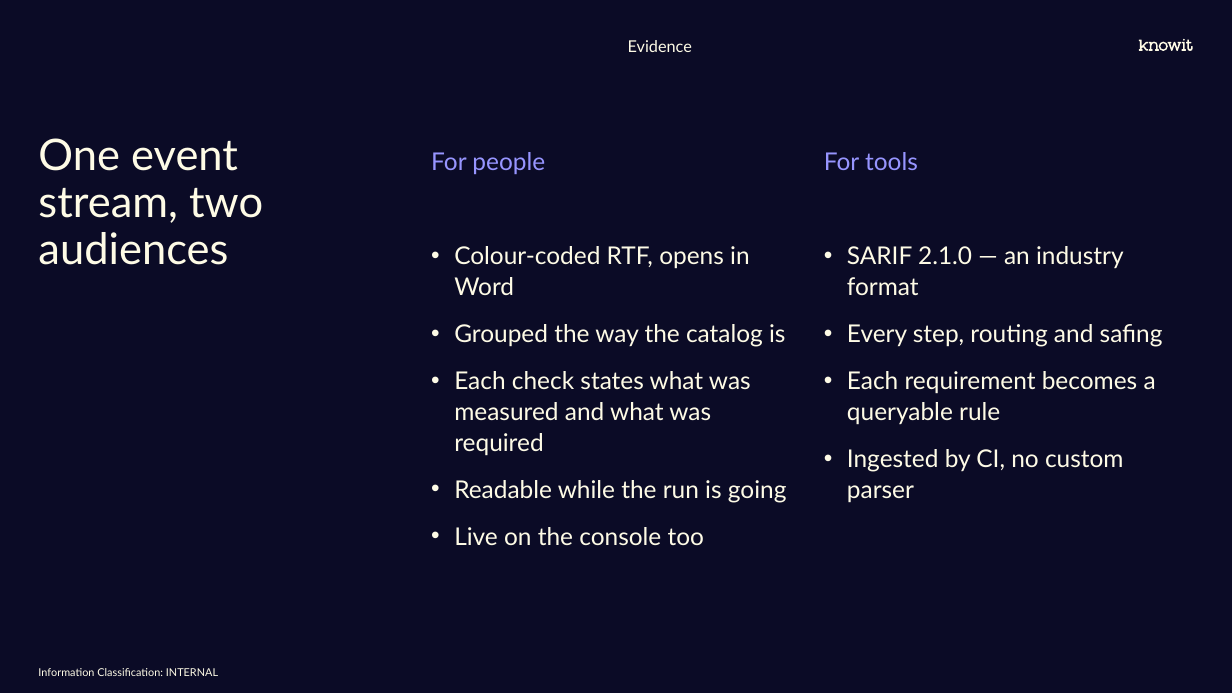
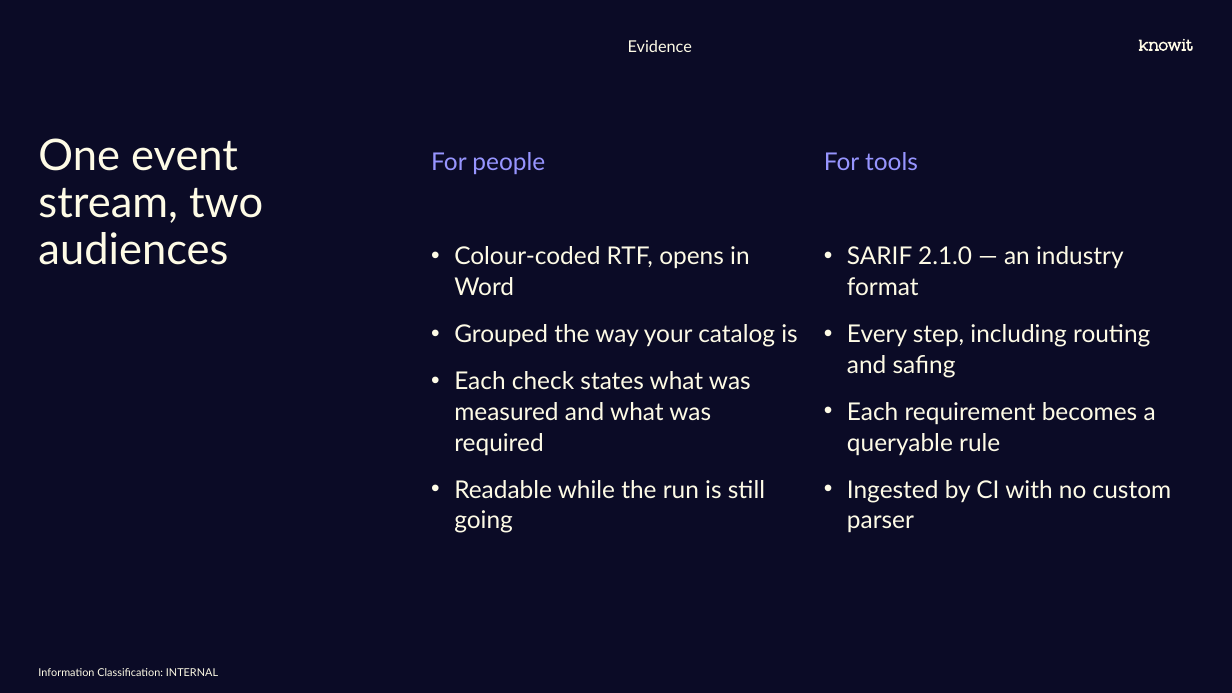
Before and after one commit to Rambrant/thorium, a slide deck: slide 13 of docs/Thorium.pptx (slide 12 before the commit). Drawn at 1232x693 pixels with LibreOffice and Linux fonts; fonts in the diff are those of the drawing; background and template pictures are left out. Boxes give left, top, right and bottom in pixels: in the first picture for what was removed or moved away, otherwise in the second. Text is boxed around its words. In the diff, an @@ line names an element or a change of style, - is before the commit and + after.

```diff
--- a/docs/Thorium.pptx
+++ b/docs/Thorium.pptx
@@ text at <box>454,324,797,347</box>: text changed @@
-• Grouped the way the catalog is
+• Grouped the way your catalog is
@@ text at <box>847,324,1150,378</box>: text changed @@
-• Every step, routing and safing
+• Every step, including routing and safing
@@ text at <box>454,480,765,533</box>: text changed @@
-• Readable while the run is going
-• Live on the console too
+• Readable while the run is still going
@@ text at <box>847,480,1172,533</box>: text changed @@
-• Ingested by CI, no custom parser
+• Ingested by CI with no custom parser
```
Also in this commit, not shown: 13 other slides changed, 9 slides added, 2 slides removed, 5 other files.
